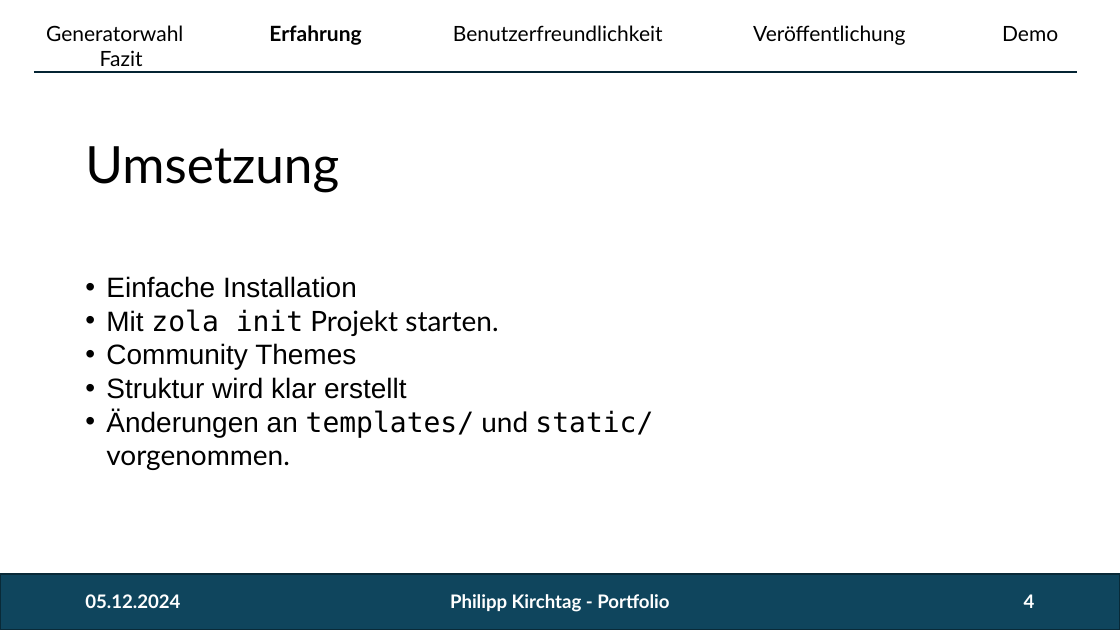
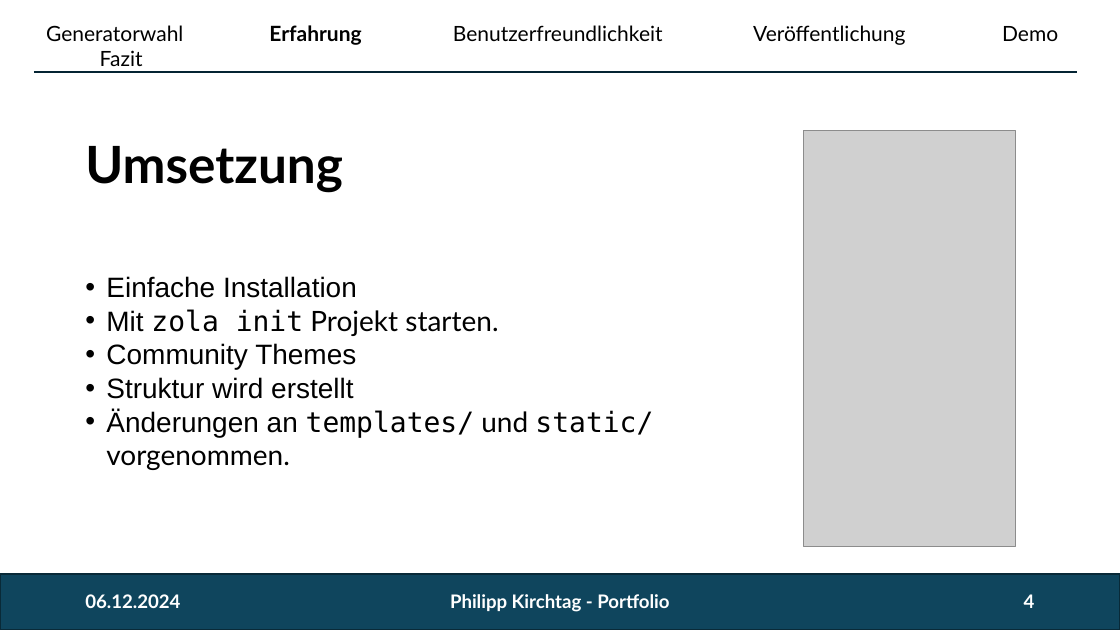
Before and after one commit to philippkirchtag/portfolio, a slide deck: slide 4 of portfolio_kirchtag.pptx. Drawn at 1120x630 pixels with LibreOffice and Linux fonts; fonts in the diff are those of the drawing; grey boxes stand for pictures. Boxes give left, top, right and bottom in pixels: in the first picture for what was removed or moved away, otherwise in the second. Text is boxed around its words. In the diff, an @@ line names an element or a change of style, - is before the commit and + after.

```diff
--- a/portfolio_kirchtag.pptx
+++ b/portfolio_kirchtag.pptx
@@ title "Umsetzung" at [85,146,343,193]: bold on @@
@@ picture added at [804,130,1016,547] @@
@@ text at [106,377,353,399]: text changed @@
-• Struktur wird klar erstellt
+• Struktur wird erstellt
@@ text at [85,594,180,608]: text changed @@
-05.12.2024
+06.12.2024
```
Also in this commit, not shown: 7 other slides changed, 1 other file.
